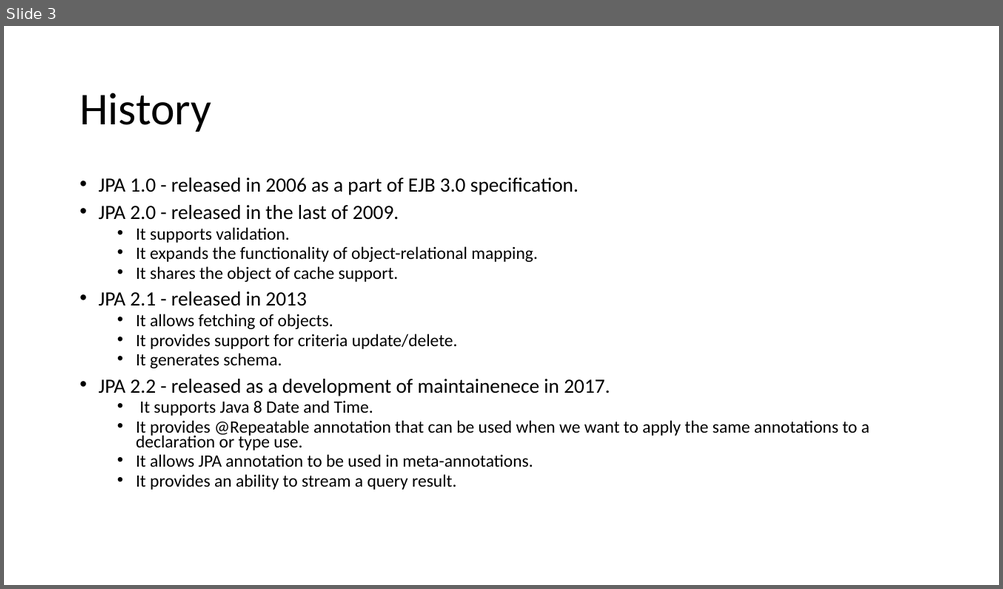
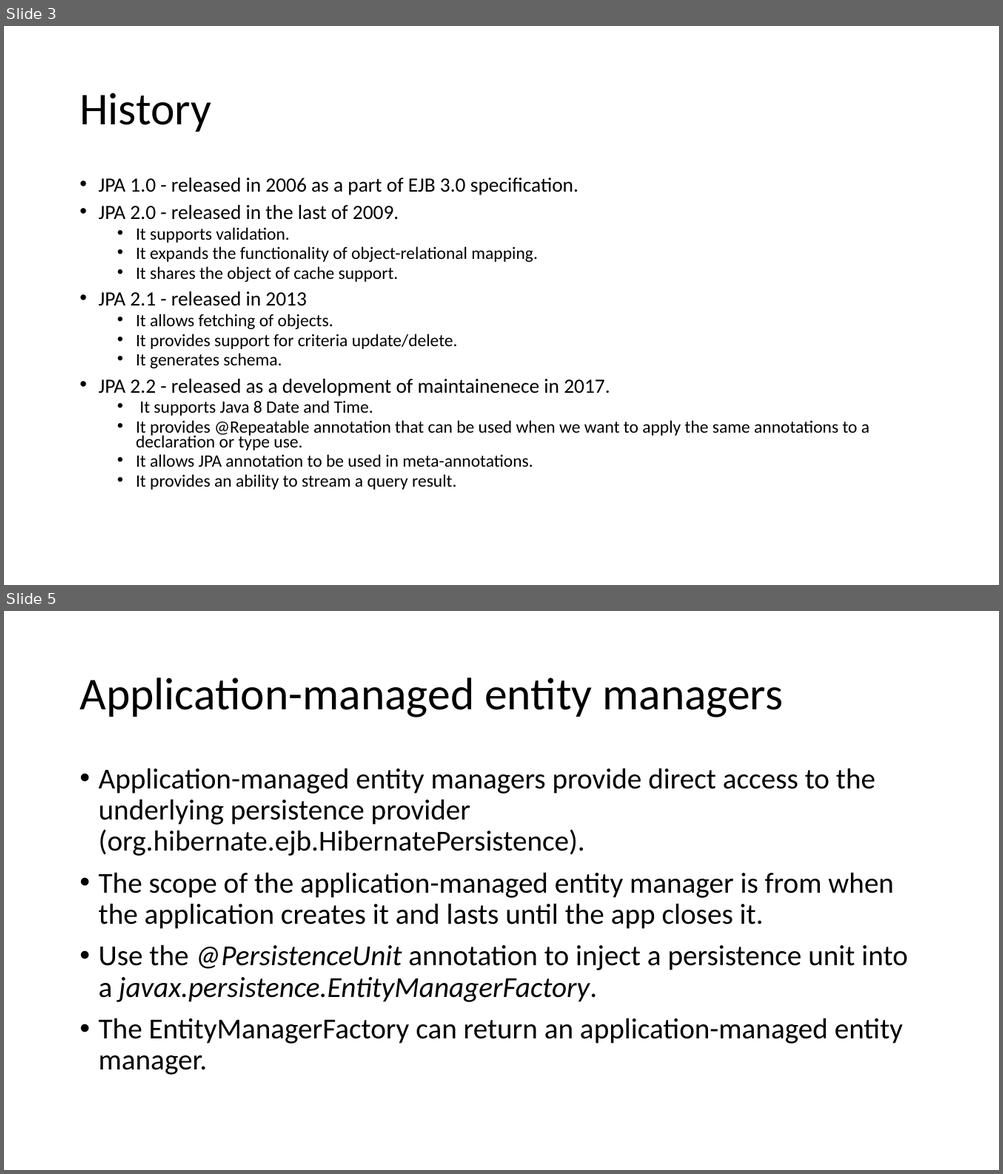
Before and after one commit to lawren43/mytest-repo, a slide deck: test-springmvc/doc/20181018-Spring JPA.pptx. Shown one above the other, each under a label of ours: slide 3 before the commit, slides 3 and 5 after it; the slides between them are not shown. The pictures are 1003x589 and 1003x1174 pixels, drawn with LibreOffice and Linux fonts; fonts in the diff are those of the drawing. Boxes give left, top, right and bottom in pixels: in the first picture for what was removed or moved away, otherwise in the second. Text is boxed around its words. In the diff, an @@ line names an element or a change of style, - is before the commit and + after.

```diff
--- a/test-springmvc/doc/20181018-Spring JPA.pptx
+++ b/test-springmvc/doc/20181018-Spring JPA.pptx
@@ slide 5 added at (x1=4, y1=611, x2=999, y2=1170), background #FFFFFF @@
@@ title added at (x1=79, y1=678, x2=782, y2=718), 44 pt, text #000000 @@
+Application-managed entity managers
@@ text added at (x1=99, y1=768, x2=908, y2=1075), 28 pt, text #000000 @@
+• Application-managed entity managers provide direct access to the underlying persistence provider (org.hibernate.ejb.HibernatePersistence).
+• The scope of the application-managed entity manager is from when the application creates it and lasts until the app closes it.
+• Use the @PersistenceUnit annotation to inject a persistence unit into a javax.persistence.EntityManagerFactory.
+• The EntityManagerFactory can return an application-managed entity manager.
```
Also in this commit, not shown: 1 slide changed, 17 other slides added, 3 other files.
